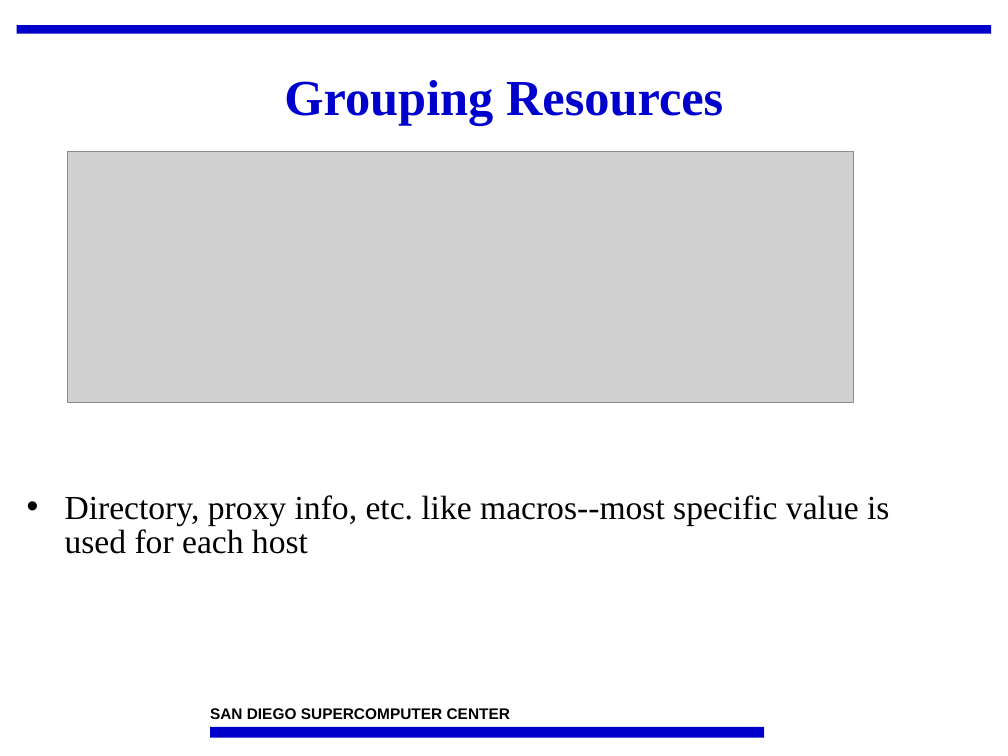
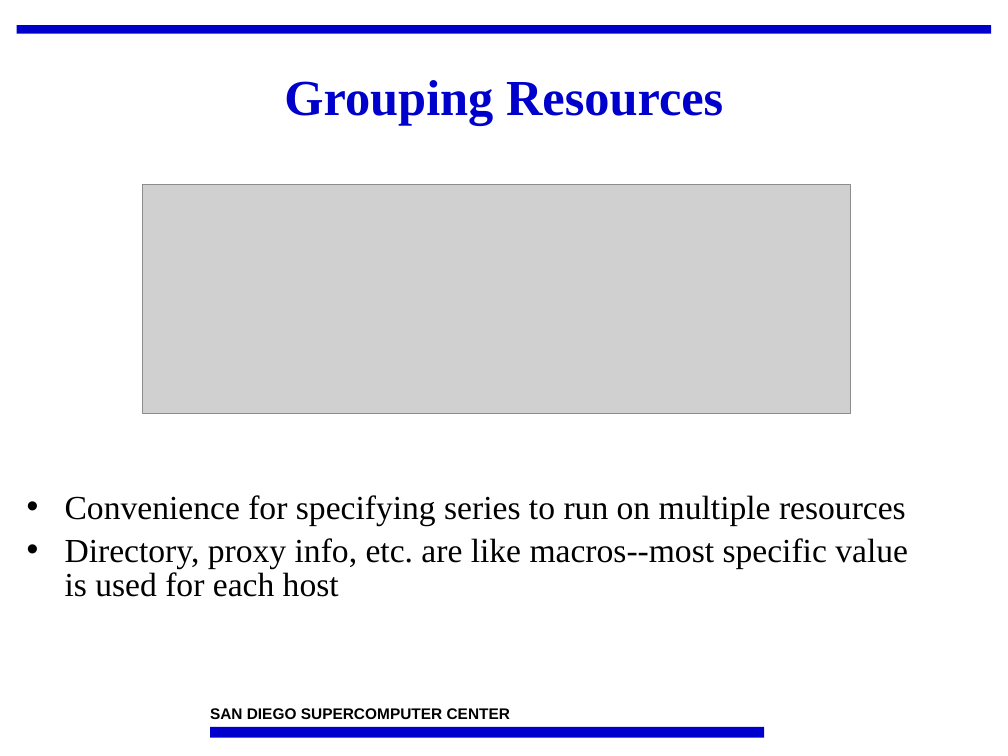
Before and after one commit to IncaProject/inca-xsede, a slide deck: slide 10 of talks/2008workshop/incat.ppt (slide 14 before the commit). Drawn at 1008x756 pixels with LibreOffice and Linux fonts; fonts in the diff are those of the drawing; grey boxes stand for pictures; background and template pictures are left out. Boxes give left, top, right and bottom in pixels: in the first picture for what was removed or moved away, otherwise in the second. Text is boxed around its words. In the diff, an @@ line names an element or a change of style, - is before the commit and + after.

```diff
--- a/talks/2008workshop/incat.ppt
+++ b/talks/2008workshop/incat.ppt
@@ picture: place and size @@
-picture at (68, 151, 855, 402)
+picture at (143, 184, 851, 413)
@@ text at (65, 495, 908, 597): text changed @@
-• Directory, proxy info, etc. like macros--most specific value is used for each host
+• Convenience for specifying series to run on multiple resources
+• Directory, proxy info, etc. are like macros--most specific value is used for each host
```
Also in this commit, not shown: 11 other slides changed, 2 slides added, 6 slides removed, 2 other files.
